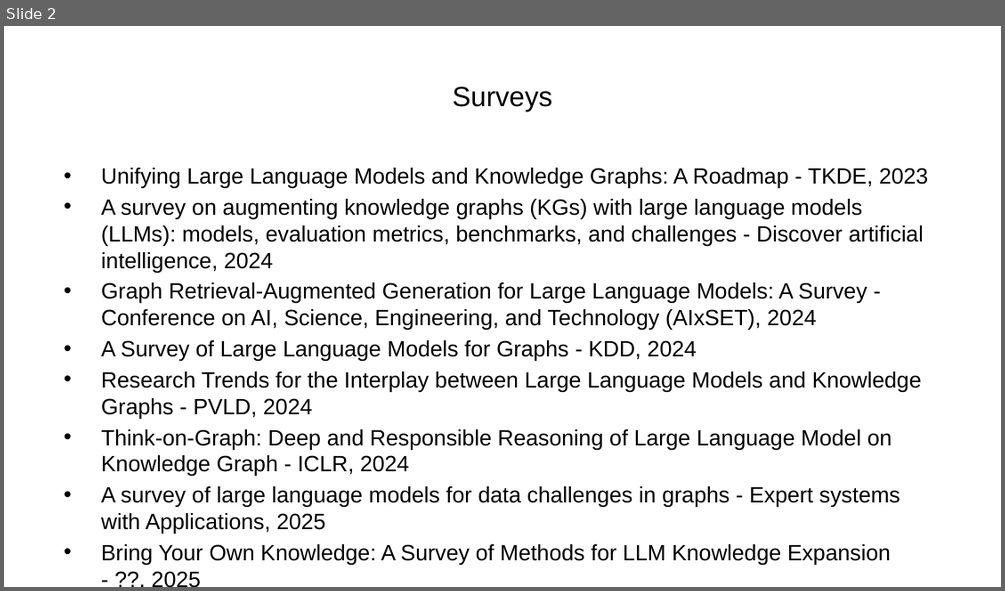
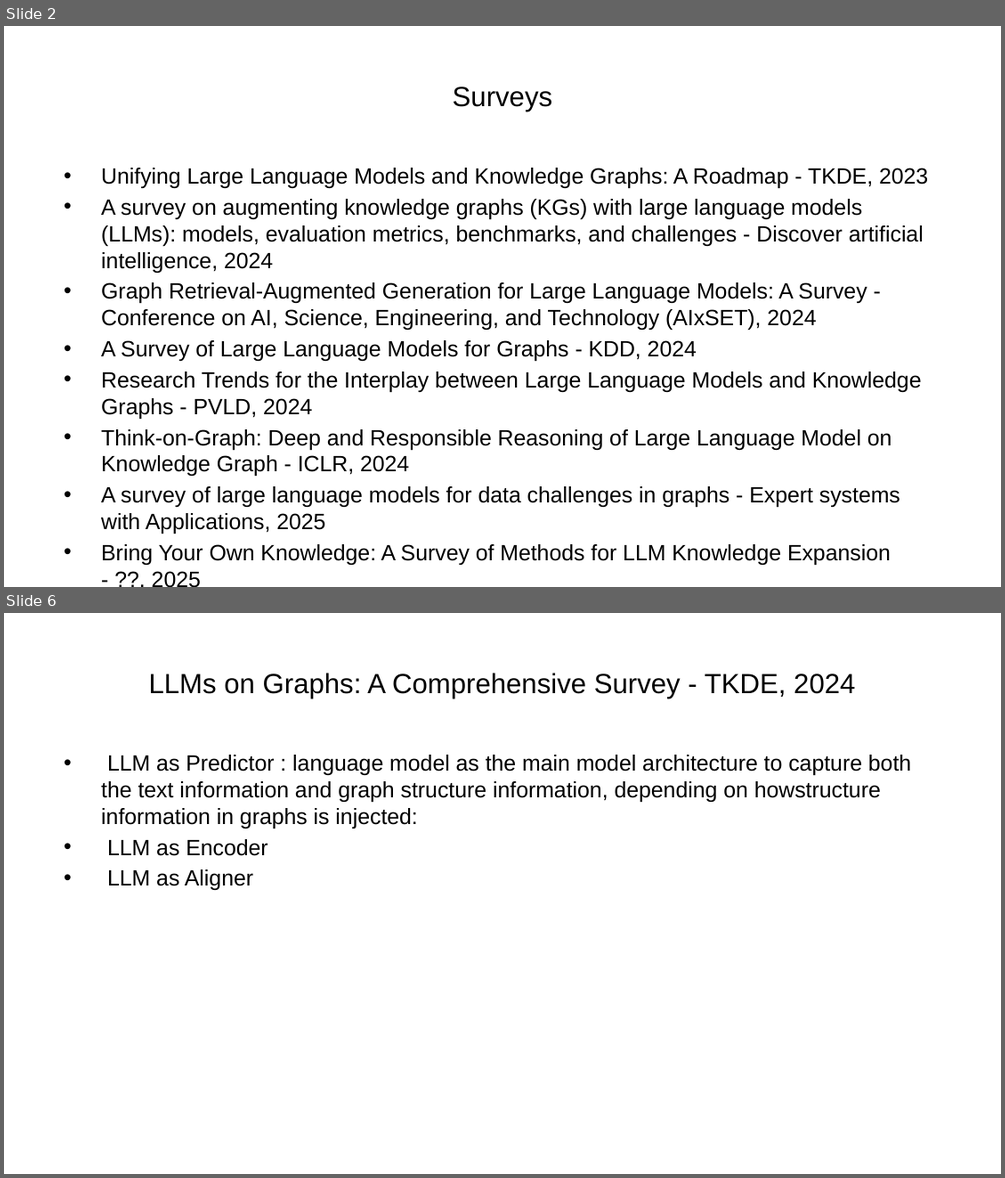
Before and after one commit to ManuelePasini/slides-markdown, a slide deck: graph_llm.pptx. Shown one above the other, each under a label of ours: slide 2 before the commit, slides 2 and 6 after it; the slides between them are not shown. The pictures are 1005x591 and 1005x1178 pixels, drawn with LibreOffice and Linux fonts; fonts in the diff are those of the drawing. Boxes give left, top, right and bottom in pixels: in the first picture for what was removed or moved away, otherwise in the second. Text is boxed around its words. In the diff, an @@ line names an element or a change of style, - is before the commit and + after.

```diff
--- a/graph_llm.pptx
+++ b/graph_llm.pptx
@@ slide 6 added at [4, 613, 1001, 1174], background #FFFFFF @@
@@ title added at [149, 673, 855, 698], 20 pt, text #000000 @@
+LLMs on Graphs: A Comprehensive Survey - TKDE, 2024
@@ text added at [101, 755, 911, 890], 16 pt, text #000000 @@
+• LLM as Predictor : language model as the main model architecture to capture both the text information and graph structure information, depending on howstructure information in graphs is injected:
+• LLM as Encoder
+• LLM as Aligner
```
Also in this commit, not shown: 3 slides changed, 1 other slide added, 5 other files.
